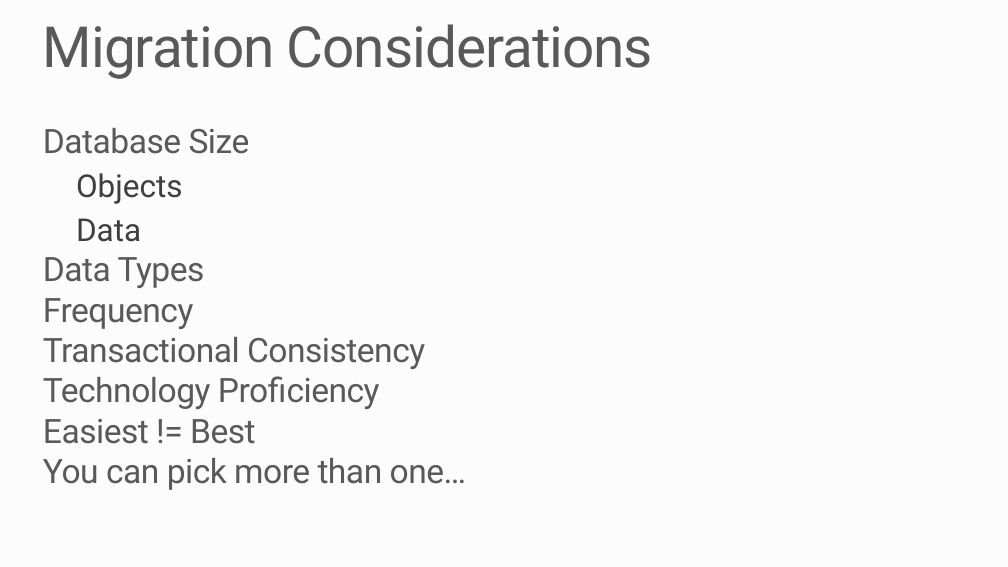
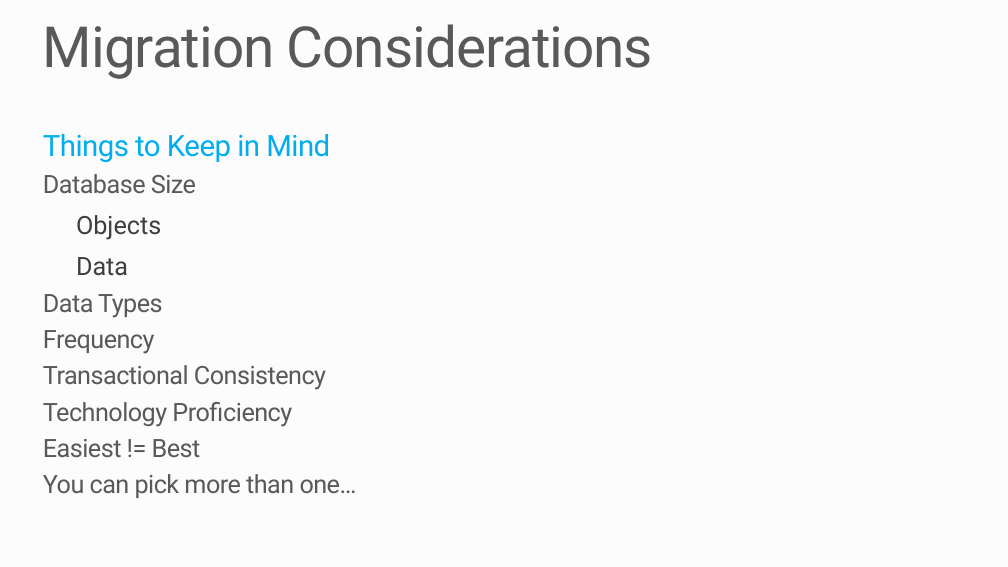
Before and after one commit to tanleittl/PRESENTATION-SQLDatabaseMigration, a slide deck: slide 19 of SQLDatabaseMigration.pptx (slide 20 before the commit). Drawn at 1008x567 pixels with LibreOffice and Linux fonts; fonts in the diff are those of the drawing; background and template pictures are left out. Boxes give left, top, right and bottom in pixels: in the first picture for what was removed or moved away, otherwise in the second. Text is boxed around its words. In the diff, an @@ line names an element or a change of style, - is before the commit and + after.

```diff
--- a/SQLDatabaseMigration.pptx
+++ b/SQLDatabaseMigration.pptx
@@ text at box(43, 134, 330, 162): paragraph added @@
+  Things to Keep in Mind
@@ text at box(43, 174, 357, 498): size 32 to 24 pt in "Database Size", "Data Types", "Frequency", "Transactional Consistency" and 3 more places; size 30 to 24 pt in "Objects", "Data"; line spacing 1 to 1.2; less space between paragraphs @@
```
Also in this commit, not shown: 6 other slides changed, 5 slides added, 6 slides removed.
